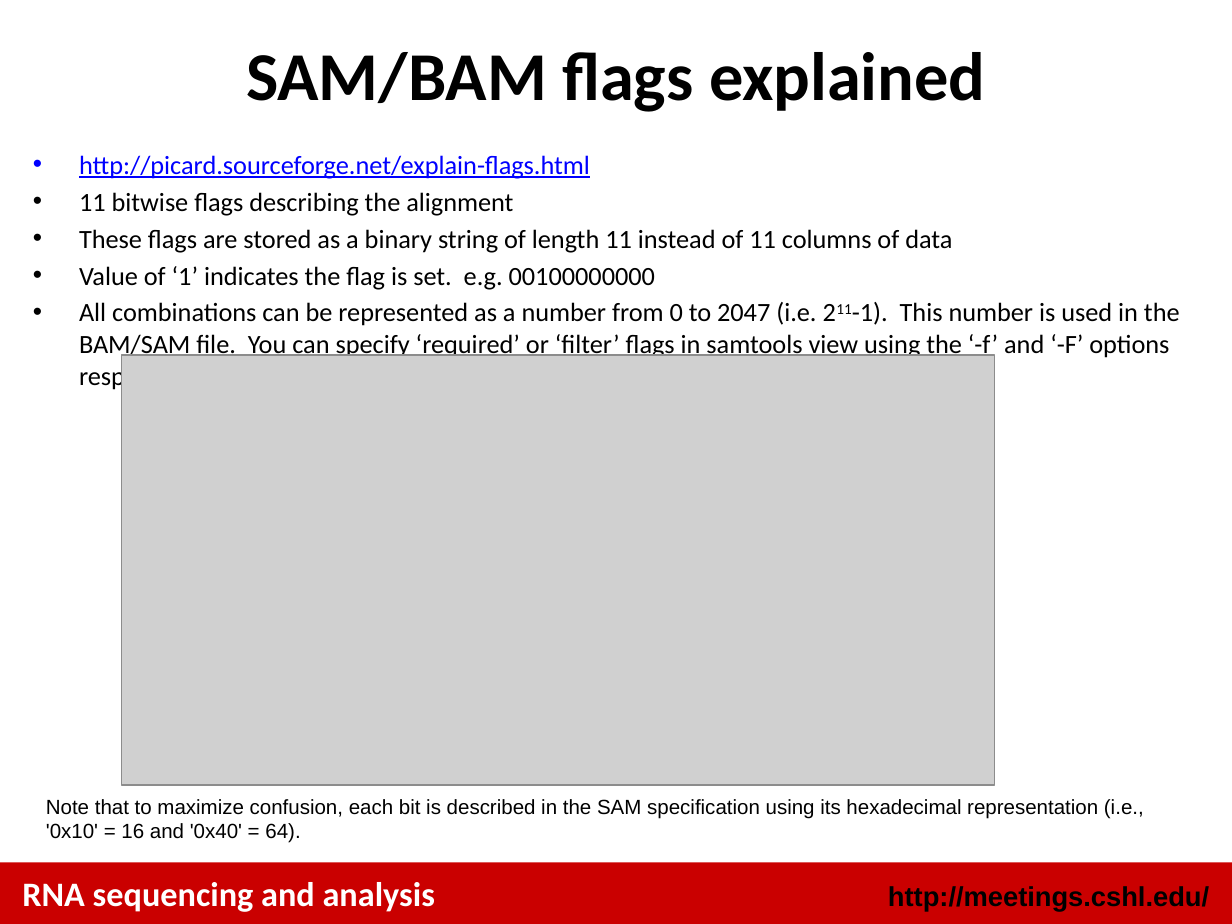
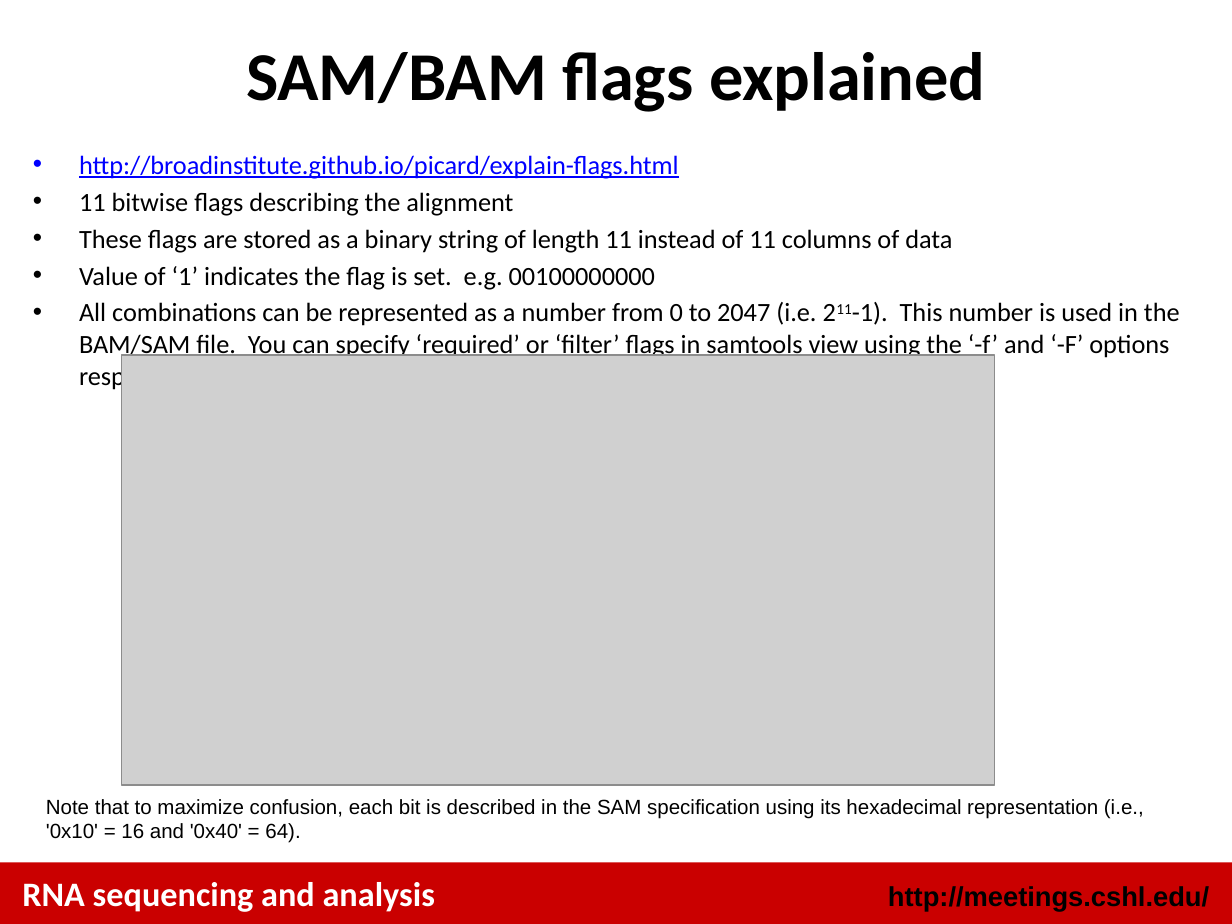
Before and after one commit to griffithlab/rnaseq_tutorial, a slide deck: slide 17 of lectures/cshl/2014/RNASeq_Module3_Lecture.pptx. Drawn at 1232x924 pixels with LibreOffice and Linux fonts; fonts in the diff are those of the drawing; grey boxes stand for pictures. Boxes give left, top, right and bottom in pixels: in the first picture for what was removed or moved away, otherwise in the second. Text is boxed around its words. In the diff, an @@ line names an element or a change of style, - is before the commit and + after.

```diff
--- a/lectures/cshl/2014/RNASeq_Module3_Lecture.pptx
+++ b/lectures/cshl/2014/RNASeq_Module3_Lecture.pptx
@@ text at <box>79,155,679,179</box>: text changed @@
-• http://picard.sourceforge.net/explain-flags.html
+• http://broadinstitute.github.io/picard/explain-flags.html
```
Also in this commit, not shown: 5 other files.
